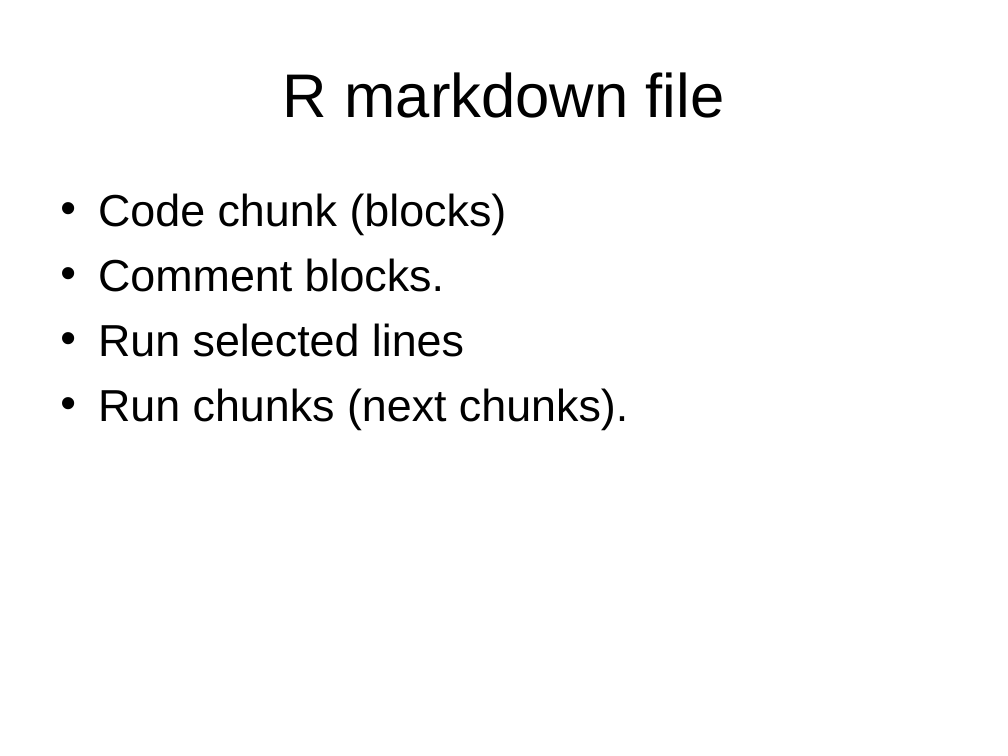
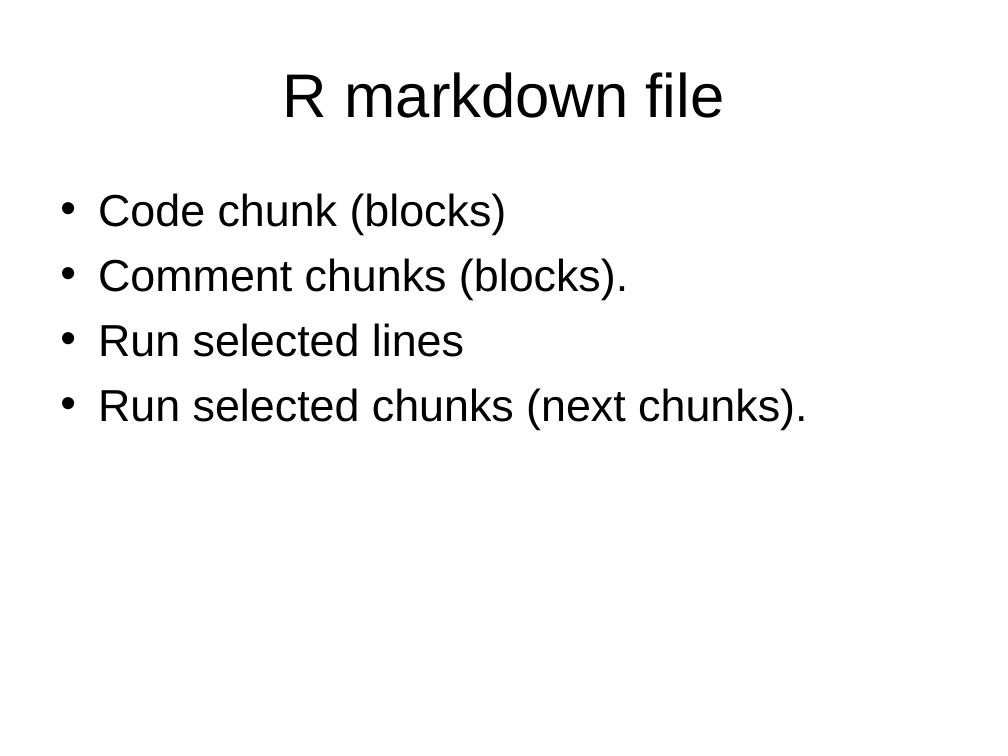
Before and after one commit to ICompBioUTC/R-bootcamp20190530, a slide deck: slide 5 of 1.startRwMetricExample/Learning_R_by_metricExample.ppt. Drawn at 1008x756 pixels with LibreOffice and Linux fonts; fonts in the diff are those of the drawing. Boxes give left, top, right and bottom in pixels: in the first picture for what was removed or moved away, otherwise in the second. Text is boxed around its words. In the diff, an @@ line names an element or a change of style, - is before the commit and + after.

```diff
--- a/1.startRwMetricExample/Learning_R_by_metricExample.ppt
+++ b/1.startRwMetricExample/Learning_R_by_metricExample.ppt
@@ text at [98, 258, 628, 300]: text changed @@
-• Comment blocks.
+• Comment chunks (blocks).
@@ text at [98, 388, 807, 429]: text changed @@
-• Run chunks (next chunks).
+• Run selected chunks (next chunks).
```
Also in this commit, not shown: 16 other files.
